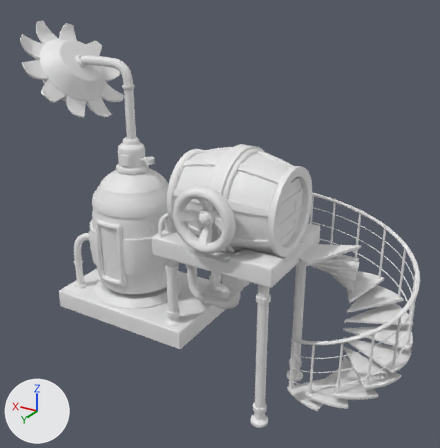
One commit to the FBX model Assets/step02/model/02_tank.FBX: the scene before it, then after it.
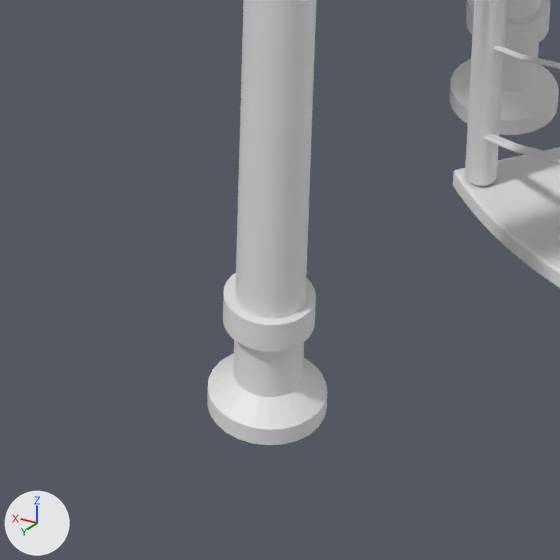
The first picture shows the older version from a camera (50 mm lens) standing at (-15.85, 19.15, 12.49) and looking at (-7.1, 4.58, 5.2). The close-ups show both versions on the part from 50% to 69% of the width and 81% to 99% of the height of that picture; other places that the commit changed are outside them. The lights are fixed; the arrows at lower left show +X, +Y and +Z. Where no turn or scale is listed for an object, it has been applied to the vertices.

The first close-up shows 'Cylinder265', 'Cylinder285', 'Cylinder286', 'Cylinder288', 'Spiral66Railing11', 'Spiral66Step43', 'Tube014', 'Tube016'.
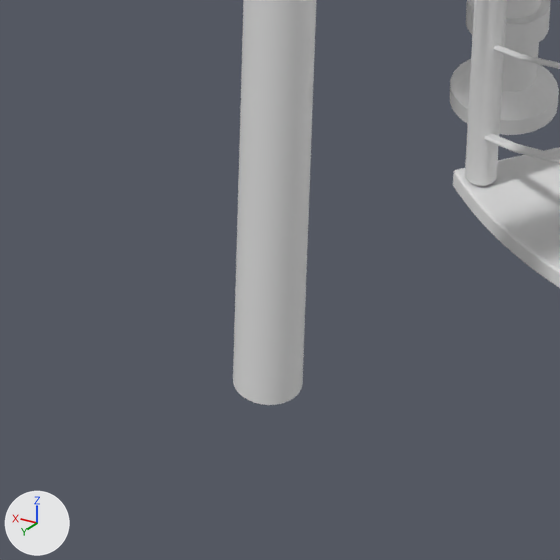
The change in detail:
Object 'Cylinder265' (ob_cylinder265) is deleted.
Object 'Tube014' (ob_tube014) is deleted.

What differs and where, as boxes [x1, y1, x2, y2] in the close-ups (560 x 560 px):
'Cylinder265', deleted: before [207, 353, 327, 445]
'Tube014', deleted: before [223, 273, 316, 352]
